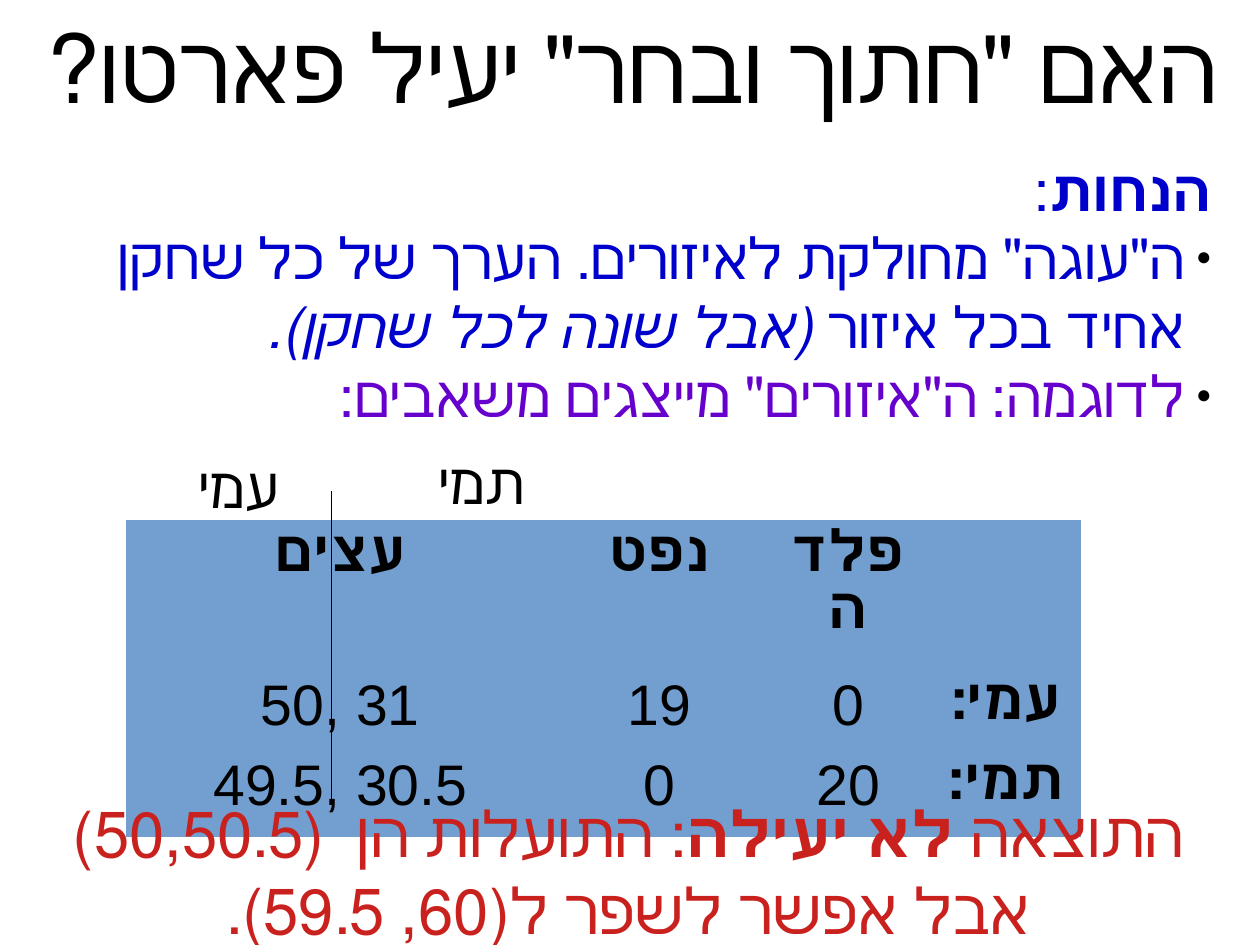
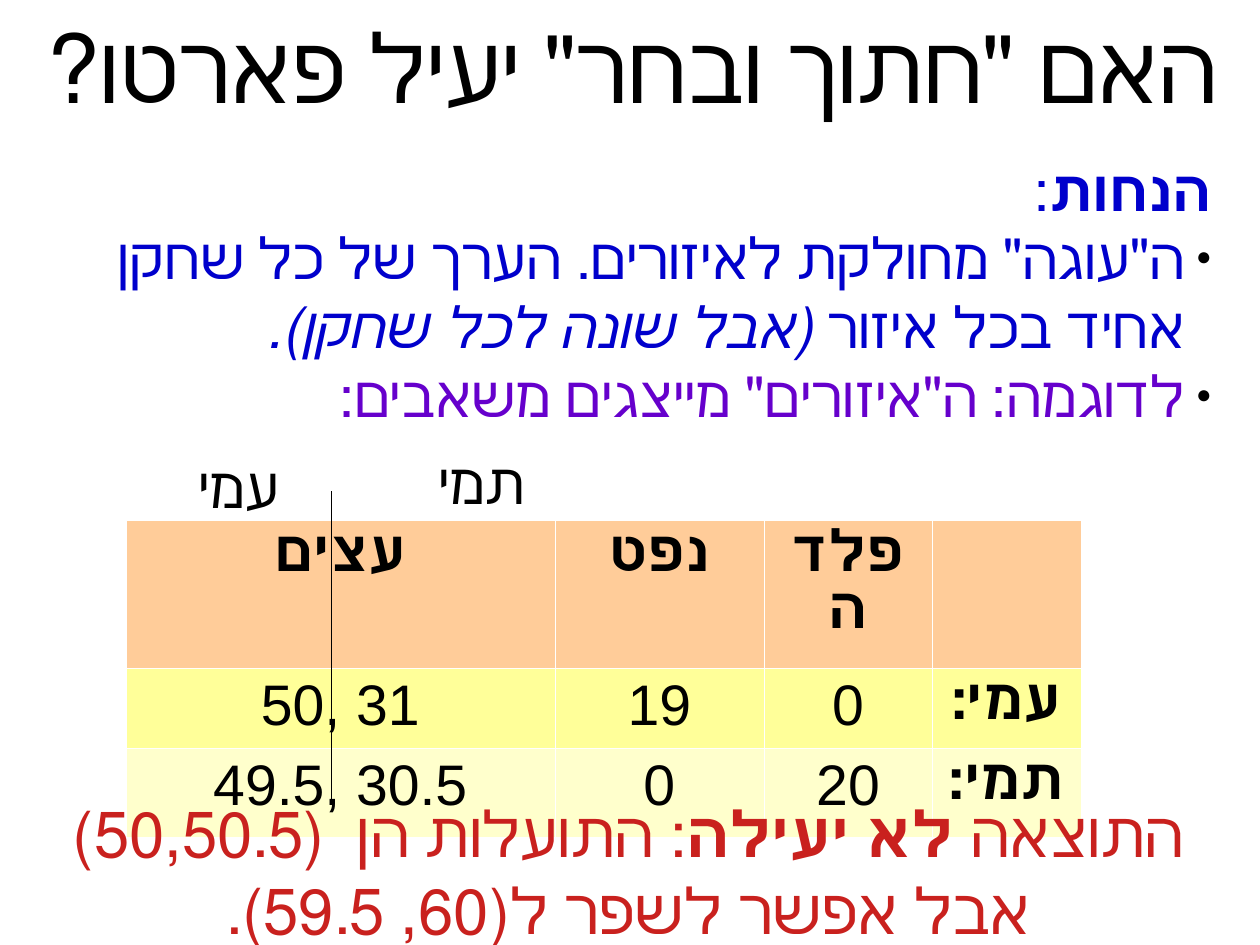
Before and after one commit to erelsgl-at-ariel/algorithms-5781, a slide deck: slide 8 of 02-pareto-efficiency/slides.odp. Drawn at 1260x945 pixels with LibreOffice and Linux fonts; fonts in the diff are those of the drawing. Boxes give left, top, right and bottom in pixels: in the first picture for what was removed or moved away, otherwise in the second. Text is boxed around its words. In the diff, an @@ line names an element or a change of style, - is before the commit and + after.

```diff
--- a/02-pareto-efficiency/slides.odp
+++ b/02-pareto-efficiency/slides.odp
@@ table at box(126, 520, 1082, 820) @@
@@ fill #729FCF to #FFCC99 in row 1 @@
@@ fill #729FCF to #FFFF99 in row 2 @@
@@ fill #729FCF to #FFFFCC in row 3 @@
@@ borders changed @@
```
Also in this commit, not shown: 10 other slides changed, 1 other file.
